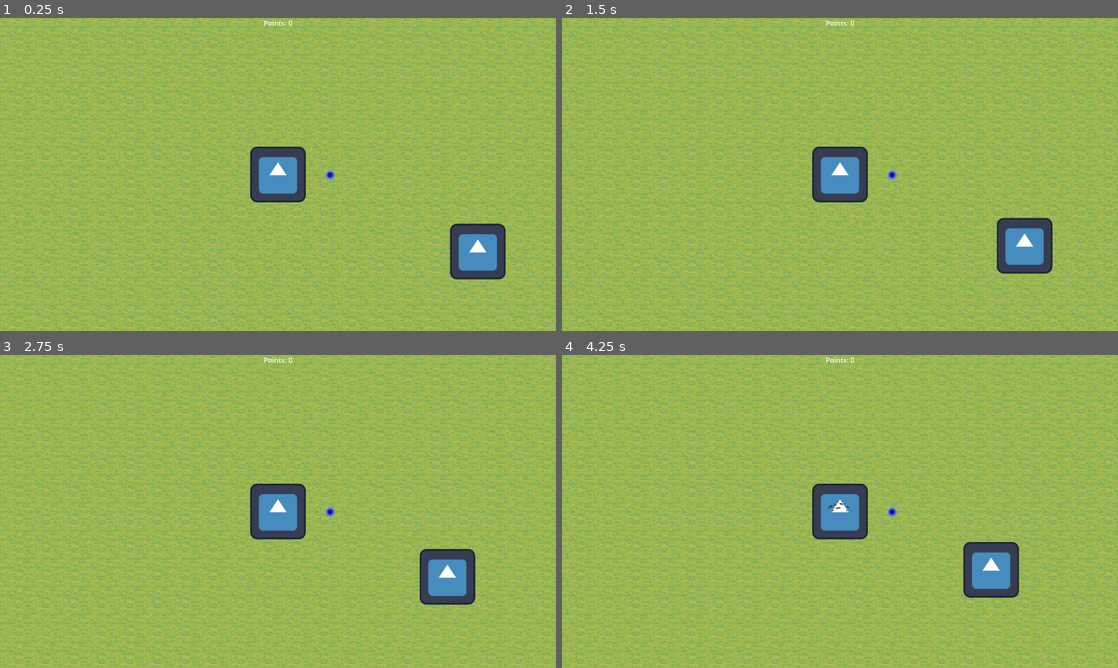
Above: before the commit, frames 1-4 (two rows, left to right).
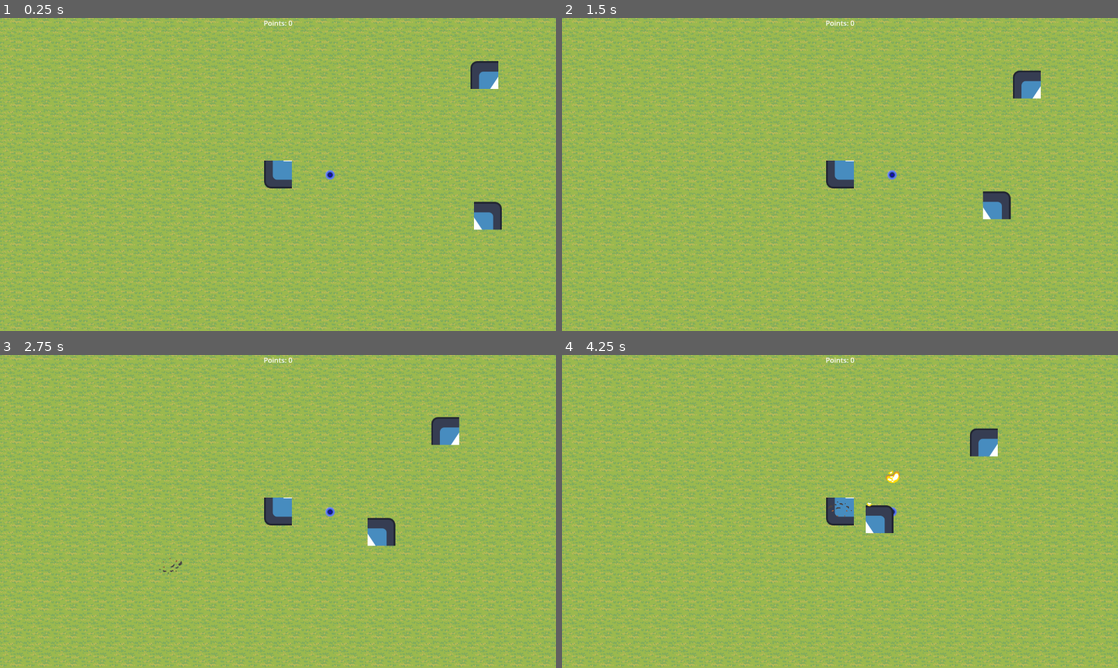
Above: after the commit, the same moments.

Repository: GlitchedSalad/global-game-jam-2026
Game: Godot game, scene res://src/scenes/level/main.tscn
Same seed, same stepped clock (60 frames per second), same inputs: the game is played once before the commit and once after it. The engine's default icon, where the game draws it, is replaced by a stand-in: a white triangle on a blue panel in a dark square.
Inputs:
- Up to frame 1 (0.25 s): no input
- Up to frame 2 (1.5 s): hold Right (ARROW_RIGHT) 0.53-1.28 s; tap G (G) at 0.6 s; hold Down (ARROW_DOWN) from 1.28 s (still down); tap H (H) at 1.35 s
- Up to frame 3 (2.75 s): release Down (ARROW_DOWN) at 2.03 s; hold Right (ARROW_RIGHT) from 2.03 s (still down); tap J (J) at 2.1 s
- Up to frame 4 (4.25 s): release Right (ARROW_RIGHT) at 2.78 s; hold Up (ARROW_UP) 2.78-3.53 s; tap Y (Y) at 2.85 s; hold Left (ARROW_LEFT) from 3.53 s (still down); tap G (G) at 3.6 s

The runs differ from the first frame. In frame 1, 4.2% of the frame differs, in the area x 45-91%, y 13-84%; in frame 2, 4.3%; in frame 3, 4.3%, in the area x 28-86%, y 19-80%; in frame 4, 4.3%.

Commit message:
made drag and drop melee and ranged enemies

Diff:
--- a/src/scenes/components/simple_enemy_controller.tscn
+++ b/src/scenes/components/simple_enemy_controller.tscn
@@ -4,3 +4,5 @@
 
 [node name="SimpleEnemyController" type="Node2D" unique_id=589336082]
 script = ExtResource("1_4v5a4")
+
+[node name="Timer" type="Timer" parent="." unique_id=1939641603]
--- a/src/scenes/components/simple_ranged_enemy_controller.tscn
+++ b/src/scenes/components/simple_ranged_enemy_controller.tscn
@@ -4,3 +4,5 @@
 
 [node name="SimpleRangedEnemyController" type="Node2D" unique_id=273893491]
 script = ExtResource("1_hcpa4")
+
+[node name="Timer" type="Timer" parent="." unique_id=2101929572]
--- a/src/scenes/entities/PlayerCharacter.tscn
+++ b/src/scenes/entities/PlayerCharacter.tscn
@@ -12,7 +12,7 @@
 [ext_resource type="PackedScene" uid="uid://vecdkg8tcvyq" path="res://src/scenes/entities/projectiles/fireballProjectile.tscn" id="9_l51fx"]
 
 [sub_resource type="CircleShape2D" id="CircleShape2D_hon5w"]
-radius = 89.050545
+radius = 52.153618
 
 [node name="PlayerCharacter" type="Node2D" unique_id=1184929539 node_paths=PackedStringArray("shield_node", "controller", "attack1")]
 script = ExtResource("1_848is")
@@ -42,3 +42,6 @@
 
 [node name="Icon" type="Sprite2D" parent="." unique_id=561554636]
 texture = ExtResource("8_hon5w")
+hframes = 2
+vframes = 2
+frame = 2
--- /dev/null
+++ b/src/scenes/entities/enemies/melee_enemy.tscn
@@ -0,0 +1,26 @@
+[gd_scene format=3 uid="uid://ccoduerdxk5ew"]
+
+[ext_resource type="Script" uid="uid://dddji48kx5pfx" path="res://src/scripts/entities/character_base.gd" id="1_a2hju"]
+[ext_resource type="Texture2D" uid="uid://c2tos1omse0cv" path="res://icon.svg" id="2_k4k13"]
+[ext_resource type="PackedScene" uid="uid://hk2c87ramnko" path="res://src/scenes/entities/attacks/fireballAttack.tscn" id="3_s0pi5"]
+[ext_resource type="PackedScene" uid="uid://bshpxi4v4f6ni" path="res://src/scenes/entities/projectileSpawner.tscn" id="4_1r8ib"]
+[ext_resource type="PackedScene" uid="uid://vecdkg8tcvyq" path="res://src/scenes/entities/projectiles/fireballProjectile.tscn" id="5_5cxla"]
+[ext_resource type="PackedScene" uid="uid://cnjjrpxub3wog" path="res://src/scenes/components/simple_enemy_controller.tscn" id="6_2a5gd"]
+
+[node name="MeleeEnemy" type="Node2D" unique_id=328401243 node_paths=PackedStringArray("controller", "attack1")]
+script = ExtResource("1_a2hju")
+controller = NodePath("CharController")
+attack1 = NodePath("Attack1")
+
+[node name="Sprite2D" type="Sprite2D" parent="." unique_id=72419628]
+texture = ExtResource("2_k4k13")
+hframes = 2
+vframes = 2
+frame = 1
+
+[node name="Attack1" parent="." unique_id=367342759 instance=ExtResource("3_s0pi5")]
+
+[node name="ProjectileSpawner" parent="Attack1" unique_id=1217009242 instance=ExtResource("4_1r8ib")]
+ProjectileScene = ExtResource("5_5cxla")
+
+[node name="CharController" parent="." unique_id=589336082 instance=ExtResource("6_2a5gd")]
--- /dev/null
+++ b/src/scenes/entities/enemies/ranged_enemy.tscn
@@ -0,0 +1,25 @@
+[gd_scene format=3 uid="uid://cb8m2kmr8g1dy"]
+
+[ext_resource type="Script" uid="uid://dddji48kx5pfx" path="res://src/scripts/entities/character_base.gd" id="1_7yu57"]
+[ext_resource type="Texture2D" uid="uid://c2tos1omse0cv" path="res://icon.svg" id="2_1w4gr"]
+[ext_resource type="PackedScene" uid="uid://hk2c87ramnko" path="res://src/scenes/entities/attacks/fireballAttack.tscn" id="3_13sxj"]
+[ext_resource type="PackedScene" uid="uid://bshpxi4v4f6ni" path="res://src/scenes/entities/projectileSpawner.tscn" id="4_xbd8t"]
+[ext_resource type="PackedScene" uid="uid://vecdkg8tcvyq" path="res://src/scenes/entities/projectiles/fireballProjectile.tscn" id="5_mbj6v"]
+[ext_resource type="PackedScene" uid="uid://d2gum0xjqtefg" path="res://src/scenes/components/simple_ranged_enemy_controller.tscn" id="6_yefal"]
+
+[node name="RangedEnemy" type="Node2D" unique_id=817956454 node_paths=PackedStringArray("controller", "attack1")]
+script = ExtResource("1_7yu57")
+controller = NodePath("CharController")
+attack1 = NodePath("Attack1")
+
+[node name="Sprite2D" type="Sprite2D" parent="." unique_id=906442416]
+texture = ExtResource("2_1w4gr")
+hframes = 2
+vframes = 2
+
+[node name="Attack1" parent="." unique_id=367342759 instance=ExtResource("3_13sxj")]
+
+[node name="ProjectileSpawner" parent="Attack1" unique_id=1217009242 instance=ExtResource("4_xbd8t")]
+ProjectileScene = ExtResource("5_mbj6v")
+
+[node name="CharController" parent="." unique_id=273893491 instance=ExtResource("6_yefal")]
--- a/src/scenes/level/main.tscn
+++ b/src/scenes/level/main.tscn
@@ -1,18 +1,14 @@
 [gd_scene format=4 uid="uid://b1tpjsk4yb3br"]
 
 [ext_resource type="Script" uid="uid://dnn805xcmj0l8" path="res://src/scripts/level/main.gd" id="1_0s8lj"]
-[ext_resource type="PackedScene" uid="uid://s8dc0iq28nca" path="res://src/scenes/entities/character_base.tscn" id="2_2couc"]
 [ext_resource type="Texture2D" uid="uid://du6cu4tylxi5q" path="res://src/assets/Terrain/Tileset/Tilemap_color1.png" id="2_8c177"]
 [ext_resource type="Texture2D" uid="uid://cb87npg0knyh0" path="res://src/assets/Terrain/Resources/Wood/Trees/Tree1.png" id="3_awelt"]
 [ext_resource type="Script" path="res://src/scenes/level/tree_gen.gd" id="4_6omyi"]
-[ext_resource type="Texture2D" uid="uid://c2tos1omse0cv" path="res://icon.svg" id="4_srwyl"]
 [ext_resource type="PackedScene" path="res://src/scenes/entities/pickup.tscn" id="5_8c177"]
 [ext_resource type="PackedScene" uid="uid://cfl6rcjkfgn62" path="res://src/scenes/entities/PlayerCharacter.tscn" id="5_spl18"]
 [ext_resource type="PackedScene" uid="uid://dcdntvpo1nj4i" path="res://src/scenes/components/hud.tscn" id="6_srwyl"]
-[ext_resource type="PackedScene" uid="uid://hk2c87ramnko" path="res://src/scenes/entities/attacks/fireballAttack.tscn" id="8_msnoq"]
-[ext_resource type="PackedScene" uid="uid://bshpxi4v4f6ni" path="res://src/scenes/entities/projectileSpawner.tscn" id="9_qm6ml"]
-[ext_resource type="PackedScene" uid="uid://vecdkg8tcvyq" path="res://src/scenes/entities/projectiles/fireballProjectile.tscn" id="10_spl18"]
-[ext_resource type="PackedScene" uid="uid://d2gum0xjqtefg" path="res://src/scenes/components/simple_ranged_enemy_controller.tscn" id="13_spl18"]
+[ext_resource type="PackedScene" uid="uid://cb8m2kmr8g1dy" path="res://src/scenes/entities/enemies/ranged_enemy.tscn" id="9_pftw2"]
+[ext_resource type="PackedScene" uid="uid://ccoduerdxk5ew" path="res://src/scenes/entities/enemies/melee_enemy.tscn" id="14_yqvjp"]
 
 [sub_resource type="TileSetAtlasSource" id="TileSetAtlasSource_srwyl"]
 texture = ExtResource("2_8c177")
@@ -608,17 +604,8 @@
 
 [node name="HUD" parent="." unique_id=30475843 instance=ExtResource("6_srwyl")]
 
-[node name="CharacterBase2" parent="." unique_id=1933474256 node_paths=PackedStringArray("controller", "attack1") instance=ExtResource("2_2couc")]
-position = Vector2(467, 180)
-controller = NodePath("CharController")
-attack1 = NodePath("Attack1")
-
-[node name="Sprite2D" type="Sprite2D" parent="CharacterBase2" unique_id=834300249]
-texture = ExtResource("4_srwyl")
-
-[node name="Attack1" parent="CharacterBase2" unique_id=475750401 instance=ExtResource("8_msnoq")]
-
-[node name="ProjectileSpawner" parent="CharacterBase2/Attack1" unique_id=568934090 instance=ExtResource("9_qm6ml")]
-ProjectileScene = ExtResource("10_spl18")
-
-[node name="CharController" parent="CharacterBase2" unique_id=273893491 instance=ExtResource("13_spl18")]
+[node name="MeleeEnemy" parent="." unique_id=328401243 instance=ExtResource("14_yqvjp")]
+position = Vector2(508, 100)
+
+[node name="RangedEnemy" parent="." unique_id=817956454 instance=ExtResource("9_pftw2")]
+position = Vector2(484, -233)
--- a/src/scripts/components/player_controller.gd
+++ b/src/scripts/components/player_controller.gd
@@ -1,7 +1,7 @@
 extends Node
 @export var player = 0
 
-@export var speed := 100
+@export var speed := 150
 var direction : Vector2
 
 signal move(value : Vector2)
--- a/src/scripts/components/simple_enemy_controller.gd
+++ b/src/scripts/components/simple_enemy_controller.gd
@@ -2,8 +2,12 @@
 
 @onready var player = get_tree().get_first_node_in_group("player")
 
-@export var speed := 100
+@export var speed := 100.0
+@export var attack_time := 0.2
+@export var min_attack_distance := 100.0
 var direction : Vector2
+
+@onready var timer := $Timer
 
 signal move(value : Vector2)
 signal shield
@@ -13,7 +17,9 @@
 
 # Called when the node enters the scene tree for the first time.
 func _ready() -> void:
-	pass # Replace with function body.
+	timer.wait_time = attack_time
+	timer.start()
+	timer.timeout.connect(_on_attack_timer_timeout)
 
 
 # Called every frame. 'delta' is the elapsed time since the previous frame.
@@ -23,3 +29,9 @@
 
 	direction = global_position.direction_to(player.global_position)
 	emit_signal("move", direction * speed * delta)
+
+
+
+func _on_attack_timer_timeout():
+	if ((global_position - player.global_position).length() < min_attack_distance):
+		attack1.emit()
--- a/src/scripts/components/simple_ranged_enemy_controller.gd
+++ b/src/scripts/components/simple_ranged_enemy_controller.gd
@@ -2,8 +2,11 @@
 
 @onready var player : Node2D = get_tree().get_first_node_in_group("player")
 
-@export var speed := 30.0
+@export var speed := 40.0
 @export var attack_range := 300.0
+@export var attack_time := 2.0
+
+@onready var timer := $Timer
 
 var direction : Vector2
 
@@ -18,9 +21,19 @@
 		printerr("RangedEnemyController: missing player reference.")
 		return
 
+	timer.wait_time = attack_time
+	timer.start()
+	timer.timeout.connect(_on_attack_timer_timeout)
+
+
 func _process(delta: float) -> void:
 	if player == null:
 		return
 	direction = global_position.direction_to(player.global_position)
 	if ((global_position - player.global_position).length() > attack_range):
 		emit_signal("move", direction * speed * delta)
+	else:
+		emit_signal("move", direction * delta)
+
+func _on_attack_timer_timeout():
+	attack1.emit()
